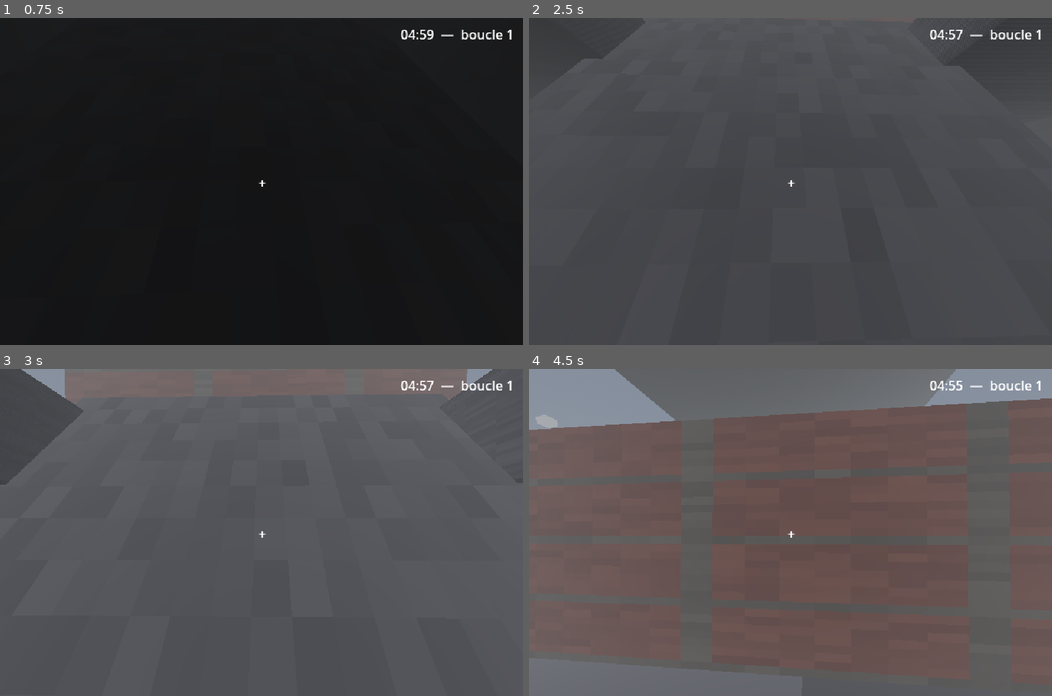
Above: before the commit, frames 1-4 (two rows, left to right).
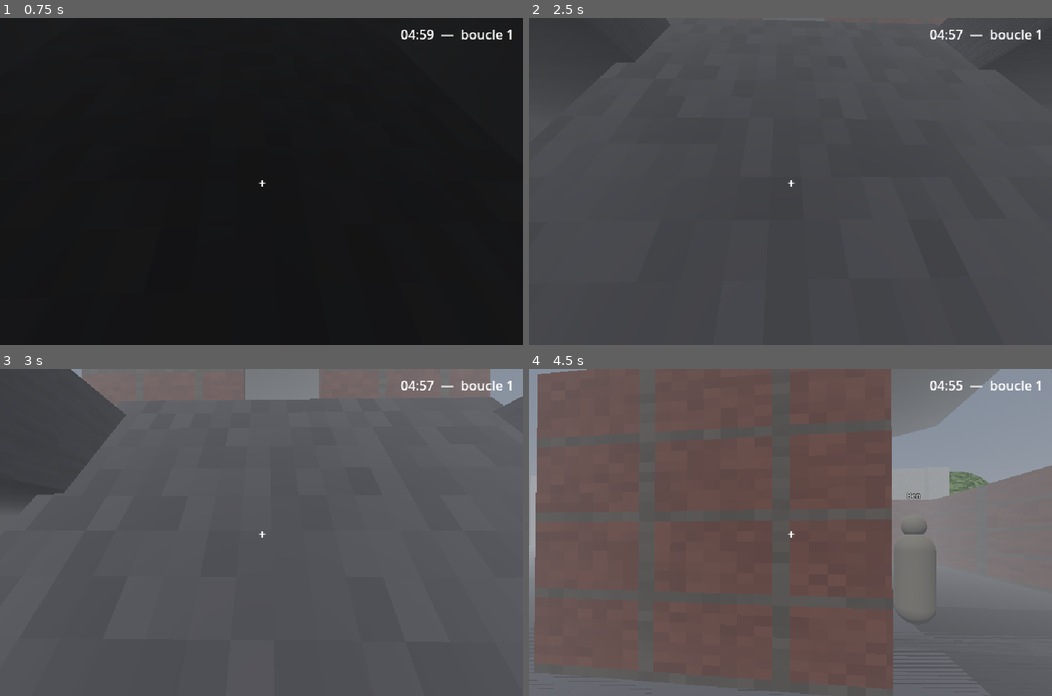
Above: after the commit, the same moments.

Repository: mikaJ7169/Skyburden
Game: Godot game, scene res://scenes/main.tscn
Two runs of this game, one before a commit and one after it. Both use one fixed random seed, a clock stepped at 60 frames per second and the inputs below.
Inputs (mouse positions are in pixels of both pictures, inside the frame that each line leads up to):
- Up to frame 1 (0.75 s): tap Enter at 0.5 s; move the mouse to (287, 181) at 0.52 s; hold W from 0.53 s (still down); hold Z from 0.53 s (still down); click (287, 181) at 0.67 s
- Up to frame 2 (2.5 s): keep holding W; tap Space at 0.77, 1.52, 2 s; tap Q at 0.8, 1.35, 2.3 s; move the mouse to (764, 181) at 1.27 s; release Z at 1.28 s; tap Z at 1.55 s; move the mouse to (800, 174) at 2.02 s; hold Z from 2.03 s (still down)
- Up to frame 3 (3 s): keep holding W; move the mouse to (256, 539) at 2.77 s; release Z at 2.78 s; tap Q at 2.85 s; click (256, 539) at 2.92 s
- Up to frame 4 (4.5 s): keep holding W; tap Space at 3.02, 3.77 s; tap Z at 3.05 s; move the mouse to (827, 535) at 3.52 s; hold Q 3.53-4.28 s; tap E at 3.6 s; move the mouse to (748, 529) at 4.27 s; tap Enter at 4.35 s

Frame 1 is identical in both runs. In frame 2, 0.4% of the frame differs, in the area x 8-94%, y 0-17%; in frame 3, 5.8%; in frame 4, 31%, in the area x 0-100%, y 0-100%.
Error before the commit: Cannot call method 'force_raycast_update' on a null value. (res://scripts/player.gd:50)
Error after the commit: Cannot call method 'force_raycast_update' on a null value. (res://scripts/player.gd:70)

Commit message:
Ben visible, ZQSD, objets interactifs animés, double planète, débris dérivants, plein écran
- auberge de Cendreval : ouverture dans le mur sud + étiquette 3D « Ben » au-dessus du PNJ + petite animation de réaction quand on lui parle
- contrôles ZQSD (AZERTY) en plus de WASD ; F11 plein écran/fenêtré ; démarrage en plein écran (mode=3, 1920x1080 fenêtré)
- système d'interaction : invite « E — … » au HUD quand on vise un objet ; animation de ramassage cohérente (lévitation + rotation + rétrécissement)
- nouveaux objets interactifs dans Cendreval : radio morte, livre (crime), conserves (scripts/interactable.gd + relic.gd) ; lampe à huile ralliée au même système
- ciel : la planète construite par l'IA apparaît d'abord plus grosse que Mars à l'horizon, puis Mars grandit et la dépasse pendant la boucle
- débris flottants (limite d'arrachement + ville) dérivent vers la planète de l'IA selon la progression de la boucle, réinitialisés à chaque boucle
- gdparse + gdlint clean, 29 refs res:// résolues

Co-authored-by: mikaJ7169 <mikaJ7169@users.noreply.github.com>

Diff:
--- a/game/project.godot
+++ b/game/project.godot
@@ -21,8 +21,9 @@
 
 window/size/viewport_width=640
 window/size/viewport_height=400
-window/size/window_width_override=1280
-window/size/window_height_override=800
+window/size/mode=3
+window/size/window_width_override=1920
+window/size/window_height_override=1080
 window/stretch/mode="viewport"
 window/stretch/aspect="expand"
 
--- a/game/scenes/main.gd
+++ b/game/scenes/main.gd
@@ -8,7 +8,7 @@
 const SKY_MANAGER_SCRIPT := "res://scripts/sky_manager.gd"
 
 const PLAYER_SPAWN := Vector3(0.0, -7.5, 9.0)
-const BEN_POSITION := Vector3(0.0, 0.0, -6.0)
+const BEN_POSITION := Vector3(0.0, 0.0, -2.5)
 
 var _env: Environment
 var _sky_mat: ProceduralSkyMaterial
--- a/game/scenes/npc/ben.gd
+++ b/game/scenes/npc/ben.gd
@@ -2,6 +2,7 @@
 
 func _ready() -> void:
 	npc_name = "Ben"
+	prompt = "Parler à Ben"
 	dialogue_file = "res://data/dialogues/ben.json"
 	body_color = Color(0.48, 0.46, 0.42)
 	super._ready()
--- a/game/scenes/ui/hud.gd
+++ b/game/scenes/ui/hud.gd
@@ -8,6 +8,7 @@
 var _speaker: Label
 var _text: Label
 var _fade: ColorRect
+var _prompt: Label
 
 func _ready() -> void:
 	GameState.register_ui(self)
@@ -28,6 +29,11 @@
 	cross.set_anchors_preset(Control.PRESET_CENTER)
 	cross.position = Vector2(-4, -10)
 	add_child(cross)
+	_prompt = Label.new()
+	_prompt.set_anchors_preset(Control.PRESET_CENTER_BOTTOM)
+	_prompt.position = Vector2(-160, -60)
+	_prompt.add_theme_font_size_override("font_size", 14)
+	add_child(_prompt)
 	_box = PanelContainer.new()
 	_box.set_anchors_preset(Control.PRESET_BOTTOM_WIDE)
 	_box.offset_top = -80
@@ -46,6 +52,9 @@
 func _process(_delta: float) -> void:
 	var s := int(LoopManager.remaining_seconds())
 	_timer.text = "%02d:%02d  —  boucle %d" % [s / 60, s % 60, GameState.loop_count]
+
+func set_prompt(text: String) -> void:
+	_prompt.text = text
 
 func _on_loop_started(_index: int) -> void:
 	_fade.modulate.a = 1.0
--- a/game/scenes/zones/cendreval.gd
+++ b/game/scenes/zones/cendreval.gd
@@ -2,6 +2,8 @@
 
 const Builder := preload("res://scripts/builder.gd")
 const Tex := preload("res://scripts/textures.gd")
+const SkyManager := preload("res://scripts/sky_manager.gd")
+const Relic := preload("res://scripts/relic.gd")
 
 const CITY_HALF := 58.0
 const SHAFT_MIN := Vector2(-2.0, 2.0)
@@ -13,6 +15,7 @@
 var _rng := RandomNumberGenerator.new()
 var _materials := {}
 var _tex := {}
+var _debris: Array = []
 
 func _ready() -> void:
 	_rng.seed = 2200
@@ -33,6 +36,7 @@
 	_build_rubble()
 	_build_border()
 	_build_floating()
+	_build_pickups()
 
 func _mat(tint: Color, tex_name := "", emission := false) -> StandardMaterial3D:
 	var key := tint.to_html() + "|" + tex_name + ("|e" if emission else "")
@@ -73,7 +77,8 @@
 	var h := 3.5
 	var wall := _mat(Color(0.85, 0.82, 0.78), "brick")
 	Builder.box(self, Vector3(0, h / 2.0, cz - 5.0), Vector3(10.0, h, 0.6), wall)
-	Builder.box(self, Vector3(0, h / 2.0, cz + 5.0), Vector3(10.0, h, 0.6), wall)
+	Builder.box(self, Vector3(-3.0, h / 2.0, cz + 5.0), Vector3(4.0, h, 0.6), wall)
+	Builder.box(self, Vector3(3.0, h / 2.0, cz + 5.0), Vector3(4.0, h, 0.6), wall)
 	Builder.box(self, Vector3(-5.0, h / 2.0, cz), Vector3(0.6, h, 10.0), wall)
 	Builder.box(self, Vector3(5.0, h / 2.0, cz), Vector3(0.6, h, 10.0), wall)
 	var slab_mat := _mat(Color(0.5, 0.5, 0.52), "concrete")
@@ -181,7 +186,32 @@
 		var s := _rng.randf_range(1.5, 5.0)
 		var tint := Color(0.6, 0.6, 0.62)
 		var tilt := Vector3(0, 0, _rng.randf_range(-0.4, 0.4))
-		_box(pos, Vector3(s, s * _rng.randf_range(0.5, 1.0), s), tint, "concrete", false, tilt)
+		var size := Vector3(s, s * _rng.randf_range(0.5, 1.0), s)
+		_register_debris(_box(pos, size, tint, "concrete", false, tilt))
+
+func _register_debris(node: StaticBody3D) -> void:
+	var dir := (SkyManager.PLANET_AI_POSITION - node.position).normalized()
+	_debris.append({"node": node, "base": node.position, "dir": dir})
+
+func _process(_delta: float) -> void:
+	var p := LoopManager.progress()
+	for d in _debris:
+		var node: StaticBody3D = d["node"]
+		var base: Vector3 = d["base"]
+		var dir: Vector3 = d["dir"]
+		node.position = base + dir * (p * 55.0) + Vector3(0, p * 12.0, 0)
+
+func _build_pickups() -> void:
+	_make_relic("radio", Vector3(12.0, 0.0, -18.0))
+	_make_relic("livre", Vector3(-14.0, 0.0, 8.0))
+	_make_relic("conserve", Vector3(20.0, 0.0, 30.0))
+	_make_relic("conserve", Vector3(-30.0, 0.0, -20.0))
+
+func _make_relic(kind: String, pos: Vector3) -> void:
+	var relic := Relic.new()
+	relic.kind = kind
+	relic.position = pos
+	add_child(relic)
 
 func _build_floating() -> void:
 	for i in range(3):
@@ -193,4 +223,5 @@
 		var tilt := Vector3(0, 0, _rng.randf_range(-0.4, 0.4))
 		var y := _rng.randf_range(18.0, 30.0)
 		var tint := Color(0.6, 0.6, 0.62)
-		_box(Vector3(x, y, z), Vector3(s, s * 0.6, s), tint, "concrete", false, tilt)
+		var size := Vector3(s, s * 0.6, s)
+		_register_debris(_box(Vector3(x, y, z), size, tint, "concrete", false, tilt))
--- /dev/null
+++ b/game/scripts/interactable.gd
@@ -0,0 +1,30 @@
+extends StaticBody3D
+
+signal picked_up
+
+@export var prompt := "Ramasser"
+@export var flag := ""
+
+var taken := false
+
+func interact() -> void:
+	if taken:
+		return
+	taken = true
+	if flag != "":
+		MemoryStore.set_flag(StringName(flag))
+	_on_picked()
+	picked_up.emit()
+	var tween := create_tween()
+	tween.set_parallel(true)
+	tween.tween_property(self, "position:y", position.y + 0.7, 0.4)
+	tween.tween_property(self, "rotation:y", rotation.y + TAU, 0.5)
+	tween.tween_property(self, "scale", Vector3.ONE * 0.01, 0.45).set_delay(0.1)
+	await tween.finished
+	visible = false
+
+func _on_picked() -> void:
+	pass
+
+func on_loop_reset() -> void:
+	taken = false
--- a/game/scripts/npc.gd
+++ b/game/scripts/npc.gd
@@ -4,8 +4,11 @@
 @export var dialogue_file := ""
 @export var body_color := Color(0.55, 0.54, 0.52)
 
+var prompt := "Parler"
 var timeline: Array = []
 var _loop_t := 0.0
+var _body: MeshInstance3D
+var _head: MeshInstance3D
 
 func _ready() -> void:
 	add_to_group("world_state")
@@ -21,19 +24,26 @@
 	var capsule := CapsuleMesh.new()
 	capsule.radius = 0.32
 	capsule.height = 1.6
-	var body := MeshInstance3D.new()
-	body.mesh = capsule
-	body.material_override = mat
-	body.position = Vector3(0, 0.85, 0)
-	add_child(body)
+	_body = MeshInstance3D.new()
+	_body.mesh = capsule
+	_body.material_override = mat
+	_body.position = Vector3(0, 0.85, 0)
+	add_child(_body)
 	var head_mesh := SphereMesh.new()
 	head_mesh.radius = 0.2
 	head_mesh.height = 0.4
-	var head := MeshInstance3D.new()
-	head.mesh = head_mesh
-	head.material_override = mat
-	head.position = Vector3(0, 1.75, 0)
-	add_child(head)
+	_head = MeshInstance3D.new()
+	_head.mesh = head_mesh
+	_head.material_override = mat
+	_head.position = Vector3(0, 1.75, 0)
+	add_child(_head)
+	var label := Label3D.new()
+	label.text = npc_name
+	label.position = Vector3(0, 2.3, 0)
+	label.billboard = BaseMaterial3D.BILLBOARD_ENABLED
+	label.pixel_size = 0.004
+	label.modulate = Color(0.85, 0.85, 0.8)
+	add_child(label)
 
 func _process(_delta: float) -> void:
 	_loop_t = LoopManager.elapsed
@@ -44,12 +54,20 @@
 		if _loop_t >= step["t"]:
 			global_position = step["pos"]
 
+func _react() -> void:
+	if _body == null:
+		return
+	var tween := create_tween()
+	tween.tween_property(_body, "scale:y", 1.08, 0.15)
+	tween.tween_property(_body, "scale:y", 1.0, 0.3)
+
 func on_loop_reset() -> void:
 	_loop_t = 0.0
 
 func interact() -> void:
 	if GameState.ui == null or GameState.ui.dialogue_active:
 		return
+	_react()
 	var data := _load_dialogue()
 	if data.is_empty():
 		return
--- a/game/scripts/oil_lamp.gd
+++ b/game/scripts/oil_lamp.gd
@@ -1,7 +1,12 @@
-extends StaticBody3D
+extends "res://scripts/interactable.gd"
 
 func _ready() -> void:
 	add_to_group("world_state")
+	prompt = "Ramasser la lampe à huile"
+	flag = "lampe_huile"
+	_build_visual()
+
+func _build_visual() -> void:
 	var flame := StandardMaterial3D.new()
 	flame.shading_mode = BaseMaterial3D.SHADING_MODE_UNSHADED
 	flame.albedo_color = Color(0.9, 0.7, 0.35)
@@ -33,13 +38,6 @@
 	col.position = Vector3(0, 0.25, 0)
 	add_child(col)
 
-func interact() -> void:
-	if not visible:
-		return
-	MemoryStore.set_flag(&"lampe_huile")
+func _on_picked() -> void:
 	if GameState.player != null:
 		GameState.player.enable_lamp()
-	visible = false
-
-func on_loop_reset() -> void:
-	visible = true
--- a/game/scripts/player.gd
+++ b/game/scripts/player.gd
@@ -41,8 +41,17 @@
 	elif event is InputEventKey and event.pressed and not event.echo:
 		if event.keycode == KEY_E:
 			_try_interact()
+		elif event.keycode == KEY_F11:
+			_toggle_fullscreen()
 		elif event.keycode == KEY_ESCAPE:
 			Input.set_mouse_mode(Input.MOUSE_MODE_VISIBLE)
+
+func _toggle_fullscreen() -> void:
+	if DisplayServer.window_get_mode() == DisplayServer.WINDOW_MODE_FULLSCREEN:
+		DisplayServer.window_set_mode(DisplayServer.WINDOW_MODE_WINDOWED)
+		DisplayServer.window_set_size(Vector2i(1920, 1080))
+	else:
+		DisplayServer.window_set_mode(DisplayServer.WINDOW_MODE_FULLSCREEN)
 
 func _try_interact() -> void:
 	if GameState.ui != null and GameState.ui.dialogue_active:
@@ -55,6 +64,19 @@
 			return
 		node = node.get_parent()
 
+func _process(_delta: float) -> void:
+	if GameState.ui == null:
+		return
+	_ray.force_raycast_update()
+	var node: Node = _ray.get_collider() as Node
+	var text := ""
+	while node != null:
+		if node.has_method("interact") and node.get("prompt") != null and not node.get("taken"):
+			text = "E — " + String(node.get("prompt"))
+			break
+		node = node.get_parent()
+	GameState.ui.set_prompt(text)
+
 func _physics_process(delta: float) -> void:
 	if not is_on_floor():
 		velocity.y -= GRAVITY * delta
@@ -63,11 +85,11 @@
 		return
 	var input_dir := Vector2.ZERO
 	if GameState.ui == null or not GameState.ui.dialogue_active:
-		if Input.is_key_pressed(KEY_W):
+		if Input.is_key_pressed(KEY_W) or Input.is_key_pressed(KEY_Z):
 			input_dir.y -= 1.0
 		if Input.is_key_pressed(KEY_S):
 			input_dir.y += 1.0
-		if Input.is_key_pressed(KEY_A):
+		if Input.is_key_pressed(KEY_A) or Input.is_key_pressed(KEY_Q):
 			input_dir.x -= 1.0
 		if Input.is_key_pressed(KEY_D):
 			input_dir.x += 1.0
--- /dev/null
+++ b/game/scripts/relic.gd
@@ -0,0 +1,54 @@
+extends "res://scripts/interactable.gd"
+
+const PROMPTS := {
+	"radio": "Ramasser la radio morte",
+	"livre": "Ramasser le livre (crime selon l'Église)",
+	"conserve": "Ramasser la conserve",
+}
+
+@export var kind := "radio"
+
+func _ready() -> void:
+	add_to_group("world_state")
+	prompt = PROMPTS.get(kind, "Ramasser")
+	flag = "relique_" + kind
+	_build_visual()
+
+func _build_visual() -> void:
+	var mat := StandardMaterial3D.new()
+	mat.texture_filter = BaseMaterial3D.TEXTURE_FILTER_NEAREST
+	mat.roughness = 1.0
+	var mi := MeshInstance3D.new()
+	if kind == "radio":
+		mat.albedo_color = Color(0.25, 0.25, 0.28)
+		var bm := BoxMesh.new()
+		bm.size = Vector3(0.5, 0.3, 0.35)
+		mi.mesh = bm
+		var ant := BoxMesh.new()
+		ant.size = Vector3(0.03, 0.5, 0.03)
+		var ami := MeshInstance3D.new()
+		ami.mesh = ant
+		ami.material_override = mat
+		ami.position = Vector3(0.18, 0.55, 0)
+		add_child(ami)
+	elif kind == "livre":
+		mat.albedo_color = Color(0.85, 0.82, 0.72)
+		var bm := BoxMesh.new()
+		bm.size = Vector3(0.3, 0.08, 0.22)
+		mi.mesh = bm
+	else:
+		mat.albedo_color = Color(0.6, 0.55, 0.45)
+		var cm := CylinderMesh.new()
+		cm.top_radius = 0.09
+		cm.bottom_radius = 0.09
+		cm.height = 0.2
+		mi.mesh = cm
+	mi.material_override = mat
+	mi.position = Vector3(0, 0.2, 0)
+	add_child(mi)
+	var col := CollisionShape3D.new()
+	var shape := BoxShape3D.new()
+	shape.size = Vector3(0.6, 0.6, 0.6)
+	col.shape = shape
+	col.position = Vector3(0, 0.3, 0)
+	add_child(col)
--- a/game/scripts/sky_manager.gd
+++ b/game/scripts/sky_manager.gd
@@ -9,13 +9,17 @@
 const FOG_DENSITY_START := 0.045
 const FOG_DENSITY_END := 0.08
 const MARS_POSITION := Vector3(-260.0, 190.0, -620.0)
+const PLANET_AI_POSITION := Vector3(420.0, 80.0, -720.0)
 const MARS_SCALE_START := 0.5
 const MARS_SCALE_END := 16.0
+const PLANET_AI_SCALE_START := 4.0
+const PLANET_AI_SCALE_END := 1.5
 const CRASH_FLASH_DURATION := 1.2
 
 var _env: Environment
 var _sky_mat: ProceduralSkyMaterial
 var _mars: MeshInstance3D
+var _planet_ai: MeshInstance3D
 var _flash: ColorRect
 
 func _ready() -> void:
@@ -25,40 +29,43 @@
 func setup(env: Environment, sky_mat: ProceduralSkyMaterial) -> void:
 	_env = env
 	_sky_mat = sky_mat
-	_build_mars()
+	var mars_tex := _noise_texture(2107, Color(0.45, 0.10, 0.07), Color(0.75, 0.25, 0.15))
+	var ai_tex := _noise_texture(2098, Color(0.45, 0.50, 0.46), Color(0.65, 0.70, 0.62))
+	_mars = _build_planet(MARS_POSITION, mars_tex, Color(0.85, 0.30, 0.18), Color(0.45, 0.10, 0.06))
+	var ai_emission := Color(0.20, 0.25, 0.20)
+	_planet_ai = _build_planet(PLANET_AI_POSITION, ai_tex, Color(0.75, 0.80, 0.72), ai_emission)
 	_build_flash()
 	update_sky(0.0)
 
-func _build_mars() -> void:
+func _build_planet(pos: Vector3, tex: ImageTexture, tint: Color, emission: Color) -> MeshInstance3D:
 	var mat := StandardMaterial3D.new()
 	mat.shading_mode = BaseMaterial3D.SHADING_MODE_UNSHADED
-	mat.albedo_texture = _make_mars_texture()
-	mat.albedo_color = Color(0.85, 0.30, 0.18)
+	mat.albedo_texture = tex
+	mat.albedo_color = tint
 	mat.texture_filter = BaseMaterial3D.TEXTURE_FILTER_NEAREST
 	mat.disable_fog = true
 	mat.emission_enabled = true
-	mat.emission = Color(0.45, 0.10, 0.06)
-	mat.emission_energy_multiplier = 0.6
+	mat.emission = emission
+	mat.emission_energy_multiplier = 0.5
 	var mesh := SphereMesh.new()
 	mesh.radius = 30.0
 	mesh.height = 60.0
-	_mars = MeshInstance3D.new()
-	_mars.mesh = mesh
-	_mars.material_override = mat
-	_mars.position = MARS_POSITION
-	_mars.cast_shadow = GeometryInstance3D.SHADOW_CASTING_SETTING_OFF
-	add_child(_mars)
+	var mi := MeshInstance3D.new()
+	mi.mesh = mesh
+	mi.material_override = mat
+	mi.position = pos
+	mi.cast_shadow = GeometryInstance3D.SHADOW_CASTING_SETTING_OFF
+	add_child(mi)
+	return mi
 
-func _make_mars_texture() -> ImageTexture:
+func _noise_texture(seed: int, c1: Color, c2: Color) -> ImageTexture:
 	var size := 64
 	var img := Image.create(size, size, false, Image.FORMAT_RGB8)
 	var rng := RandomNumberGenerator.new()
-	rng.seed = 2107
+	rng.seed = seed
 	for y in range(size):
 		for x in range(size):
-			var n := rng.randf()
-			var c := 0.55 + n * 0.45
-			img.set_pixel(x, y, Color(c, c * 0.55, c * 0.4))
+			img.set_pixel(x, y, c1.lerp(c2, rng.randf()))
 	return ImageTexture.create_from_image(img)
 
 func _build_flash() -> void:
@@ -81,12 +88,16 @@
 	_sky_mat.ground_horizon_color = FOG_START.lerp(FOG_END, p)
 	_env.fog_light_color = FOG_START.lerp(FOG_END, p)
 	_env.fog_density = lerpf(FOG_DENSITY_START, FOG_DENSITY_END, p)
-	var s := lerpf(MARS_SCALE_START, MARS_SCALE_END, p)
-	_mars.scale = Vector3(s, s, s)
+	var mars_s := lerpf(MARS_SCALE_START, MARS_SCALE_END, p)
+	_mars.scale = Vector3.ONE * mars_s
 	_mars.rotation.y = p * 1.5
+	var ai_s := lerpf(PLANET_AI_SCALE_START, PLANET_AI_SCALE_END, p)
+	_planet_ai.scale = Vector3.ONE * ai_s
+	_planet_ai.rotation.y = -p * 0.8
 
 func _on_loop_ended() -> void:
-	_mars.scale = Vector3(MARS_SCALE_END, MARS_SCALE_END, MARS_SCALE_END)
+	_mars.scale = Vector3.ONE * MARS_SCALE_END
+	_planet_ai.scale = Vector3.ONE * PLANET_AI_SCALE_END
 	var tween := create_tween()
 	_flash.modulate.a = 1.0
 	tween.tween_property(_flash, "modulate:a", 0.0, CRASH_FLASH_DURATION)
